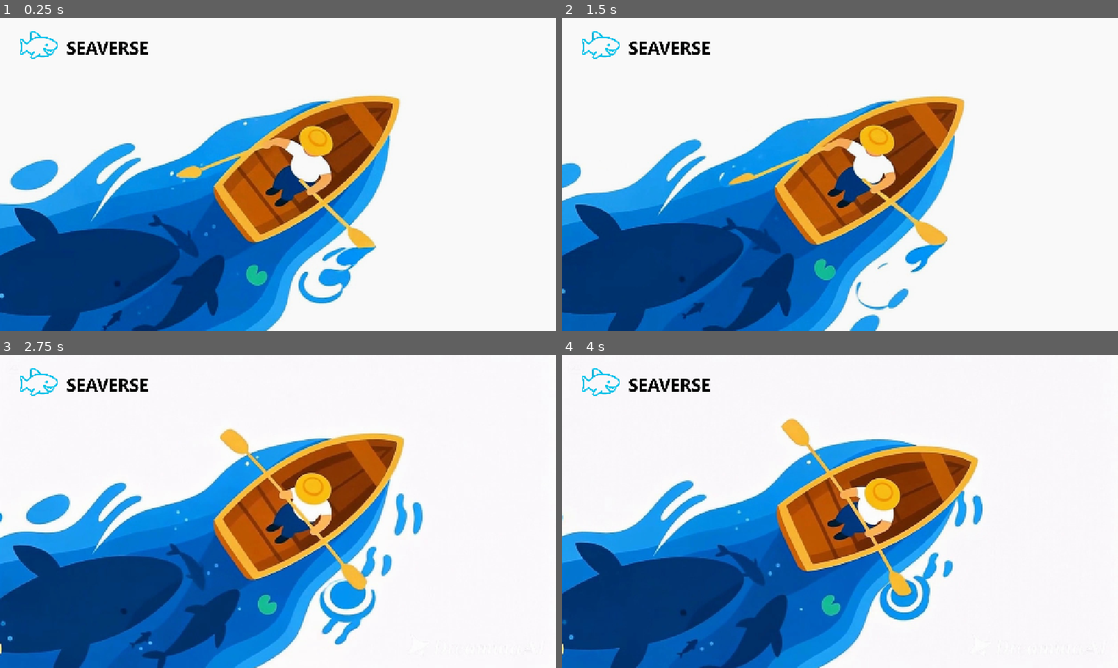
Above: before the commit, frames 1-4 (two rows, left to right).
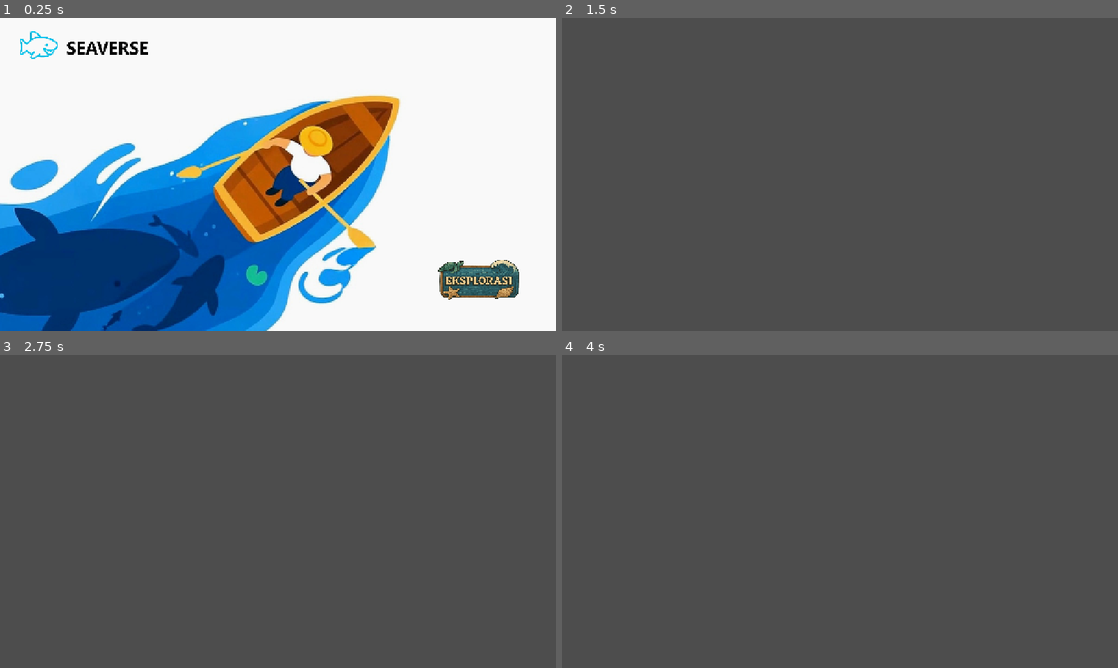
Above: after the commit, the same moments.

Repository: fathurp01/Seaverse
Game: Godot game, scene res://scenes/start_screen.tscn
The game is run twice, just before and just after one commit, with the same random seed, the same clock (stepped at 60 frames per second) and the same inputs.
Inputs (mouse positions are in pixels of both pictures, inside the frame that each line leads up to):
- Up to frame 1 (0.25 s): no input
- Up to frame 2 (1.5 s): click (1040, 280) at 0.52 s; move the mouse to (962, 158) at 1.27 s
- Up to frame 3 (2.75 s): move the mouse to (166, 527) at 2.02 s
- Up to frame 4 (4 s): move the mouse to (895, 442) at 2.77 s; move the mouse to (812, 574) at 3.52 s

The runs differ from the first frame. In frame 1, 1.6% of the frame differs, in the area x 78-94%, y 77-90%; in frame 2, 100%; in frame 3, 100%; in frame 4, 100%, in the area x 0-100%, y 0-100%.

Commit message:
delete main_menu and add button explorasi at start screen

Diff:
--- a/scenes/main_menu.gd
+++ /dev/null
@@ -1,11 +0,0 @@
-extends Control
-
-
-# Called when the node enters the scene tree for the first time.
-func _ready() -> void:
-	pass # Replace with function body.
-
-
-# Called every frame. 'delta' is the elapsed time since the previous frame.
-func _process(delta: float) -> void:
-	pass
--- a/scenes/main_menu.tscn
+++ /dev/null
@@ -1,24 +0,0 @@
-[gd_scene load_steps=4 format=3 uid="uid://dfcgpljc8ydd6"]
-
-[ext_resource type="Script" uid="uid://bwt7w56nmsh6x" path="res://scenes/main_menu.gd" id="1_ekxnf"]
-[ext_resource type="PackedScene" uid="uid://3gbahu6u5buy" path="res://scenes/animations/seaverse_animated_bg.tscn" id="2_bg_anim"]
-[ext_resource type="Texture2D" uid="uid://cqyvwkva0w46q" path="res://assets/seaverse_icon.png" id="3_bqqt6"]
-
-[node name="MainMenu" type="Control"]
-clip_contents = true
-layout_mode = 3
-anchors_preset = 0
-offset_right = 1280.0
-offset_bottom = 720.0
-script = ExtResource("1_ekxnf")
-metadata/_edit_group_ = true
-
-[node name="seaverse_animated_bg" parent="." instance=ExtResource("2_bg_anim")]
-
-[node name="TextureRect" type="TextureRect" parent="seaverse_animated_bg"]
-offset_left = 32.0
-offset_top = 14.0
-offset_right = 842.0
-offset_bottom = 272.0
-scale = Vector2(0.41461563, 0.4286175)
-texture = ExtResource("3_bqqt6")
--- a/scenes/start_screen.gd
+++ b/scenes/start_screen.gd
@@ -1,11 +1,63 @@
 extends Control
 
+var button_explorasi: TextureButton
+var original_scale: Vector2
+var is_animating: bool = false
 
 # Called when the node enters the scene tree for the first time.
 func _ready() -> void:
-	pass # Replace with function body.
+	# Connect ButtonExplorasi ke fungsi handler
+	button_explorasi = $seaverse_animated_bg/ButtonExplorasi
+	original_scale = button_explorasi.scale
+
+	button_explorasi.pressed.connect(_on_button_explorasi_pressed)
+	button_explorasi.mouse_entered.connect(_on_button_explorasi_hover)
+	button_explorasi.mouse_exited.connect(_on_button_explorasi_unhover)
 
 
 # Called every frame. 'delta' is the elapsed time since the previous frame.
 func _process(delta: float) -> void:
 	pass
+
+
+# Handler ketika mouse hover button
+func _on_button_explorasi_hover() -> void:
+	if not is_animating:
+		# Animasi scale up sedikit (10% lebih besar)
+		var tween = create_tween()
+		tween.set_ease(Tween.EASE_OUT)
+		tween.set_trans(Tween.TRANS_BACK)
+		tween.tween_property(button_explorasi, "scale", original_scale * 1.1, 0.3)
+
+
+# Handler ketika mouse keluar dari button
+func _on_button_explorasi_unhover() -> void:
+	if not is_animating:
+		# Kembalikan ke ukuran normal
+		var tween = create_tween()
+		tween.set_ease(Tween.EASE_OUT)
+		tween.set_trans(Tween.TRANS_BACK)
+		tween.tween_property(button_explorasi, "scale", original_scale, 0.3)
+
+
+# Handler ketika ButtonExplorasi ditekan
+func _on_button_explorasi_pressed() -> void:
+	if is_animating:
+		return
+
+	is_animating = true
+
+	# Animasi pop: scale down lalu scale up
+	var tween = create_tween()
+	tween.set_ease(Tween.EASE_OUT)
+	tween.set_trans(Tween.TRANS_BACK)
+
+	# Scale down (efek tekan)
+	tween.tween_property(button_explorasi, "scale", original_scale * 0.85, 0.1)
+	# Scale up sedikit (efek bounce)
+	tween.tween_property(button_explorasi, "scale", original_scale * 1.15, 0.15)
+	# Kembali ke normal
+	tween.tween_property(button_explorasi, "scale", original_scale, 0.1)
+
+	# Pindah ke scene zone_menu setelah animasi selesai
+	tween.tween_callback(func(): get_tree().change_scene_to_file("res://scenes/explorations/zone_menu.tscn"))
--- a/scenes/start_screen.tscn
+++ b/scenes/start_screen.tscn
@@ -1,8 +1,9 @@
-[gd_scene load_steps=4 format=3 uid="uid://lcysepaqprij"]
+[gd_scene load_steps=5 format=3 uid="uid://lcysepaqprij"]
 
 [ext_resource type="Script" uid="uid://b6xfykqm3bbq0" path="res://scenes/start_screen.gd" id="1_tx5wa"]
 [ext_resource type="PackedScene" uid="uid://3gbahu6u5buy" path="res://scenes/animations/seaverse_animated_bg.tscn" id="2_bg_anim"]
 [ext_resource type="Texture2D" uid="uid://cqyvwkva0w46q" path="res://assets/seaverse_icon.png" id="3_he1sj"]
+[ext_resource type="Texture2D" uid="uid://b2mmhptbsxkf7" path="res://assets/start_button.png" id="4_r2jwc"]
 
 [node name="StartScreen" type="Control"]
 clip_contents = true
@@ -15,10 +16,26 @@
 
 [node name="seaverse_animated_bg" parent="." instance=ExtResource("2_bg_anim")]
 
-[node name="TextureRect" type="TextureRect" parent="seaverse_animated_bg"]
+[node name="LogoSeaverse" type="TextureRect" parent="seaverse_animated_bg"]
 offset_left = 32.0
 offset_top = 14.0
 offset_right = 842.0
 offset_bottom = 272.0
 scale = Vector2(0.41461563, 0.4286175)
 texture = ExtResource("3_he1sj")
+
+[node name="ButtonExplorasi" type="TextureButton" parent="seaverse_animated_bg"]
+anchors_preset = 8
+anchor_left = 0.5
+anchor_top = 0.5
+anchor_right = 0.5
+anchor_bottom = 0.5
+offset_left = -306.0001
+offset_top = -267.00006
+offset_right = 1229.9999
+offset_bottom = 757.0
+grow_horizontal = 2
+grow_vertical = 2
+scale = Vector2(0.16098903, 0.12022969)
+pivot_offset = Vector2(768, 512)
+texture_normal = ExtResource("4_r2jwc")
Binary file added: assets/start_button.png
Not shown, removed: scenes/main_menu.gd.uid
